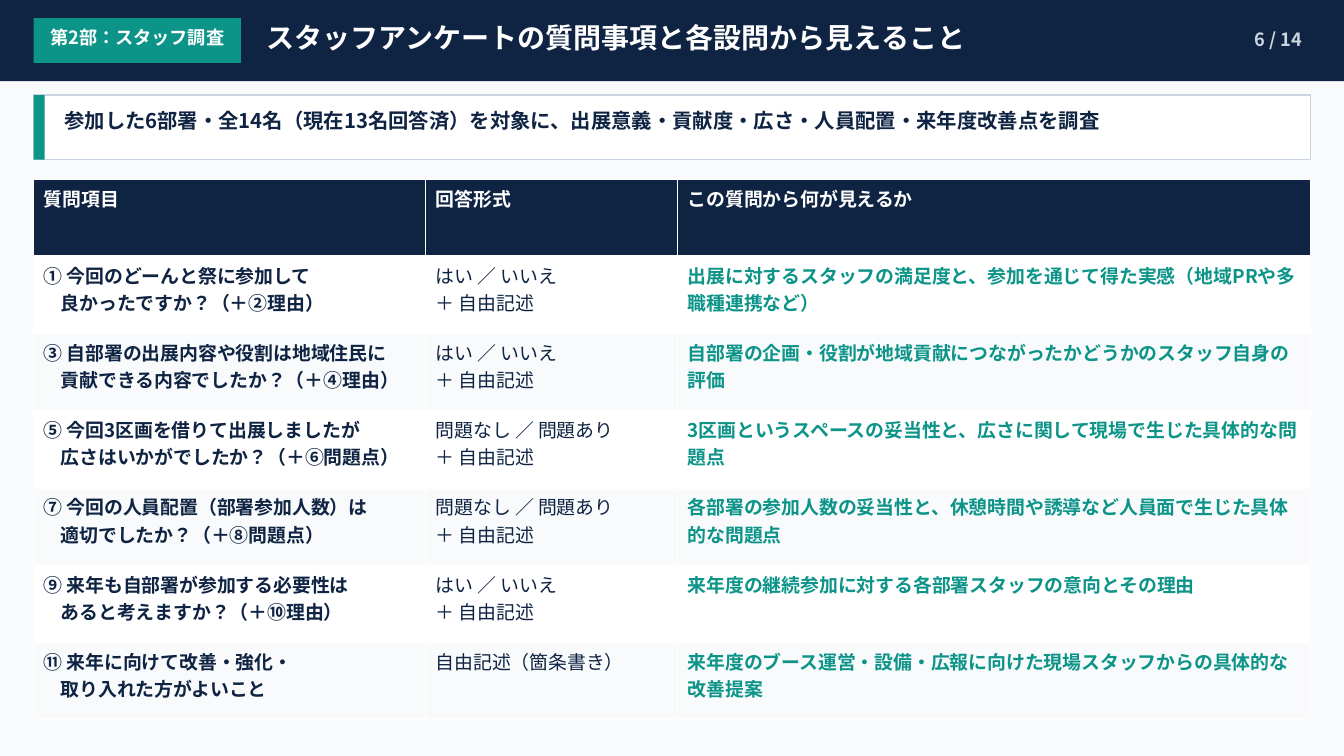
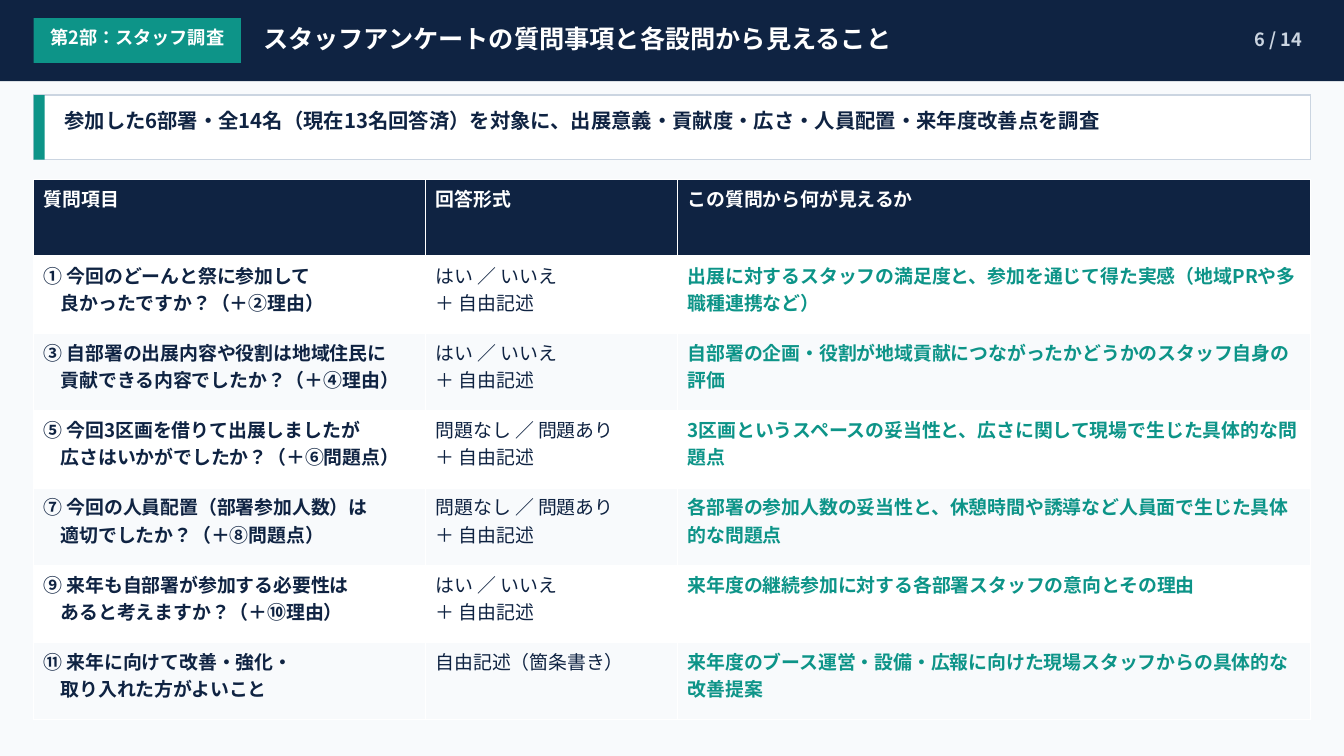
Before and after one commit to noriyukihoshina/yachiyo-survey-analyzer, a slide deck: slide 6 of 八千代リハビリテーション病院_どーんと祭出展結果報告_四役プレゼン.pptx. Drawn at 1344x756 pixels with LibreOffice and Linux fonts; fonts in the diff are those of the drawing. Boxes give left, top, right and bottom in pixels: in the first picture for what was removed or moved away, otherwise in the second. Text is boxed around its words. In the diff, an @@ line names an element or a change of style, - is before the commit and + after.

```diff
--- a/八千代リハビリテーション病院_どーんと祭出展結果報告_四役プレゼン.pptx
+++ b/八千代リハビリテーション病院_どーんと祭出展結果報告_四役プレゼン.pptx
@@ text "スタッフアンケートの質問事項と各設問から見えること" at bbox=[263, 26, 891, 51]: size 20 to 18 pt @@
```
Also in this commit, not shown: 12 other slides changed, 2 other files.
